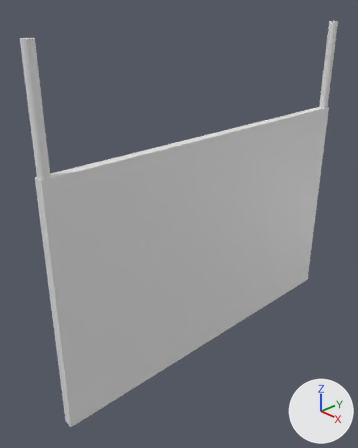
Renders of the Blender file Models/GroupD/Factory Kit/Miscellanious/M-005 SignHanging.blend from each side of a commit.
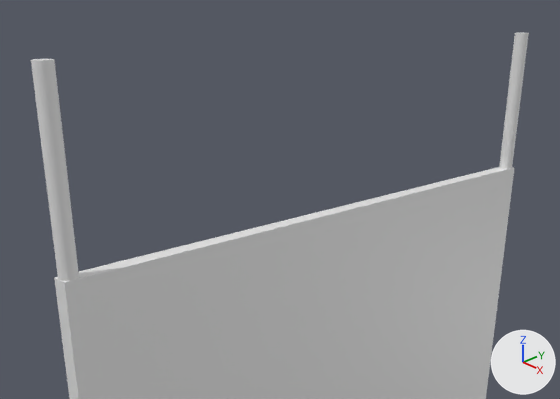
The first picture shows the older version from a 50 mm camera at (0.666, -0.733, 0.751) aimed at (-0.04, -0.069, 0.309). The close-ups show both versions on the part from 0% to 100% of the width and 0% to 57% of the height of that picture. Arrows for +X, +Y and +Z are at lower right; the lights stay in place.

The first close-up shows 'M-005-SignHanging'.
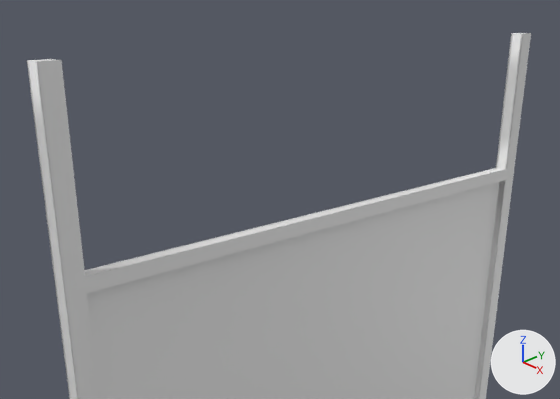
Edits to the bpy script that builds the scene:
```text
Add me_cube_001:
    me_cube_001.from_pydata(...)  # 44 vertices, 42 faces; spans x -1.0..1.0, y -1.0..1.0, z 0.0..2.8
    me_cube_001.polygons.foreach_set('use_smooth', [True] * 42)
Change ob_m_005_signhanging:
    ob_m_005_signhanging: bpy.data.objects.new('M-005-SignHanging', me_cube) -> bpy.data.objects.new('M-005-SignHanging', me_cube_001)
    add _m = ob_m_005_signhanging.modifiers.new('Subdivision', 'SUBSURF')
    add _m.subdivision_type = 'SIMPLE'
    add _m.levels = 2
```

Boxes (x1, y1, x2, y2) around the edits, measured in the close-ups (560 x 399 px):
'M-005-SignHanging', reshaped, modifiers changed
    before: (31, 33, 529, 399)
    after: (27, 33, 531, 399)
